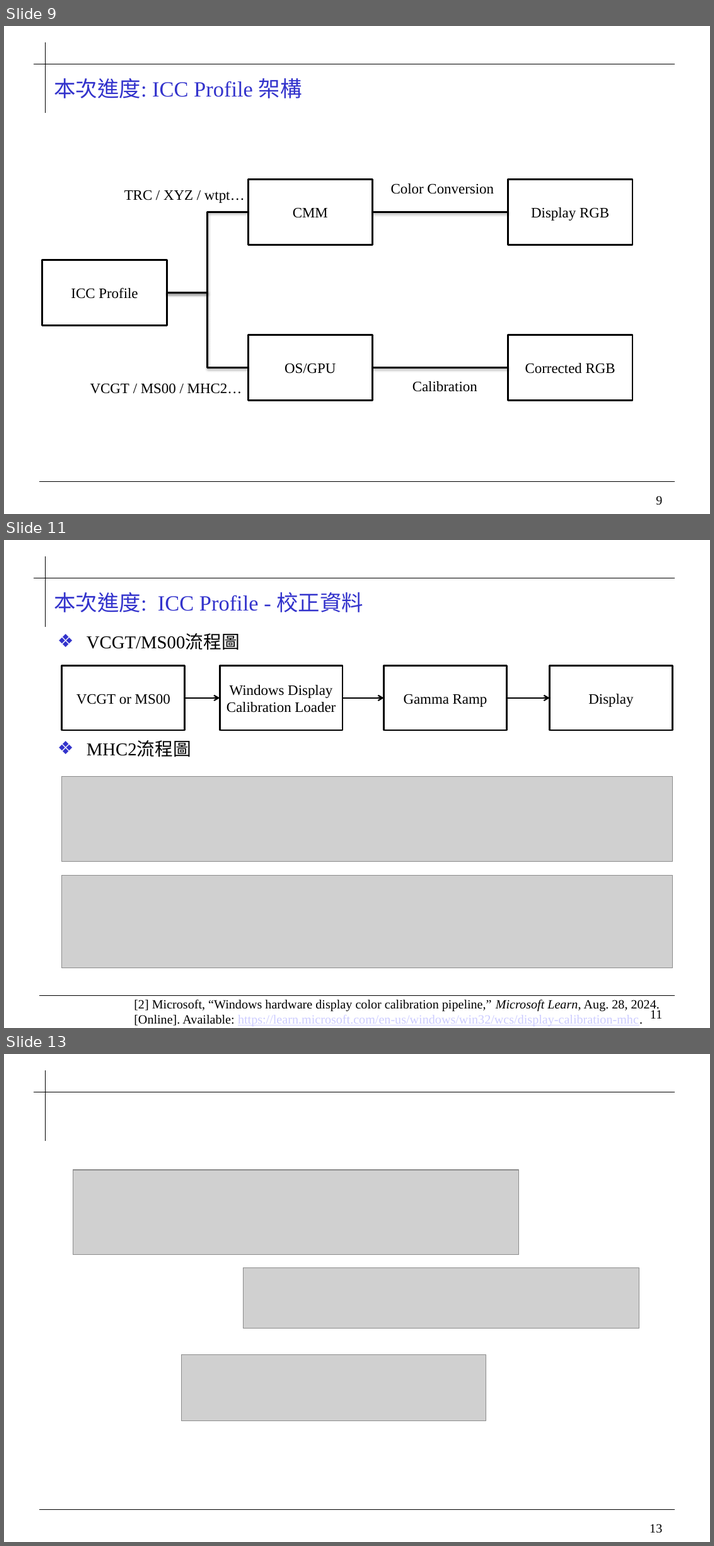
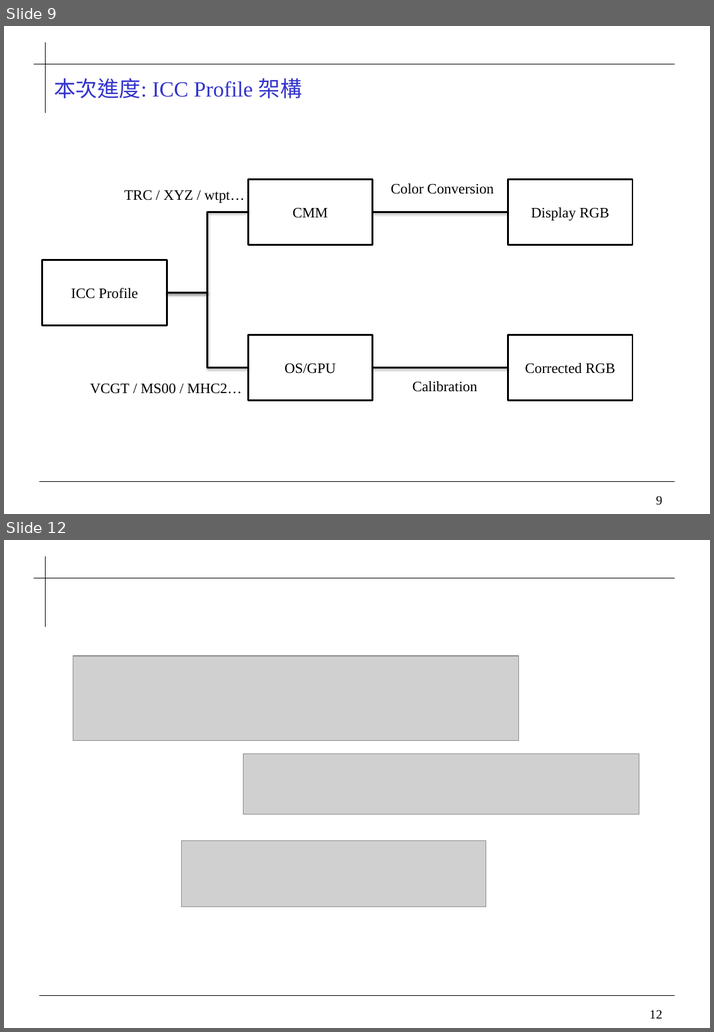
Before and after one commit to 0ilasis0/home, a slide deck: ICCPROFILE_0923.pptx. Shown one above the other, each under a label of ours: slides 9, 11 and 13 before the commit, slides 9 and 12 after it; the slides between them are not shown. The pictures are 714x1546 and 714x1032 pixels, drawn with LibreOffice and Linux fonts; fonts in the diff are those of the drawing; grey boxes stand for pictures; background and template pictures are left out. Boxes give left, top, right and bottom in pixels: in the first picture for what was removed or moved away, otherwise in the second. Text is boxed around its words. In the diff, an @@ line names an element or a change of style, - is before the commit and + after.

```diff
--- a/ICCPROFILE_0923.pptx
+++ b/ICCPROFILE_0923.pptx
@@ slide 11 removed at bbox=[4, 540, 710, 1028], background #FFFFFF; not listed: 4 template elements that a slide beside it also shows @@
@@ title removed at bbox=[54, 592, 363, 612] @@
-本次進度: ICC Profile - 校正資料
@@ text removed at bbox=[87, 634, 240, 757] @@
-  ❖ VCGT/MS00流程圖
-  ❖ MHC2流程圖
@@ rectangle removed at bbox=[62, 666, 184, 730] @@
-VCGT or MS00
@@ rectangle removed at bbox=[219, 666, 342, 730] @@
-Windows Display Calibration Loader
@@ rectangle removed at bbox=[384, 666, 506, 730] @@
-Gamma Ramp
@@ rectangle removed at bbox=[550, 666, 672, 730] @@
-Display
@@ arrow removed from (184, 698) to (219, 698) @@
@@ arrow removed from (343, 698) to (384, 698) @@
@@ arrow removed from (506, 698) to (550, 698) @@
@@ picture removed at bbox=[62, 777, 672, 862] @@
@@ picture removed at bbox=[62, 876, 672, 968] @@
@@ text removed at bbox=[134, 1000, 659, 1026] @@
-[2] Microsoft, “Windows hardware display color calibration pipeline,” Microsoft Learn, Aug. 28, 2024. [Online]. Available: https://learn.microsoft.com/en-us/windows/win32/wcs/display-calibration-mhc.
@@ what was slide 13 is now slide 12 @@
@@ page number at bbox=[649, 1010, 662, 1019]: text changed @@
-13
+12
```
Also in this commit, not shown: 7 slides changed.
